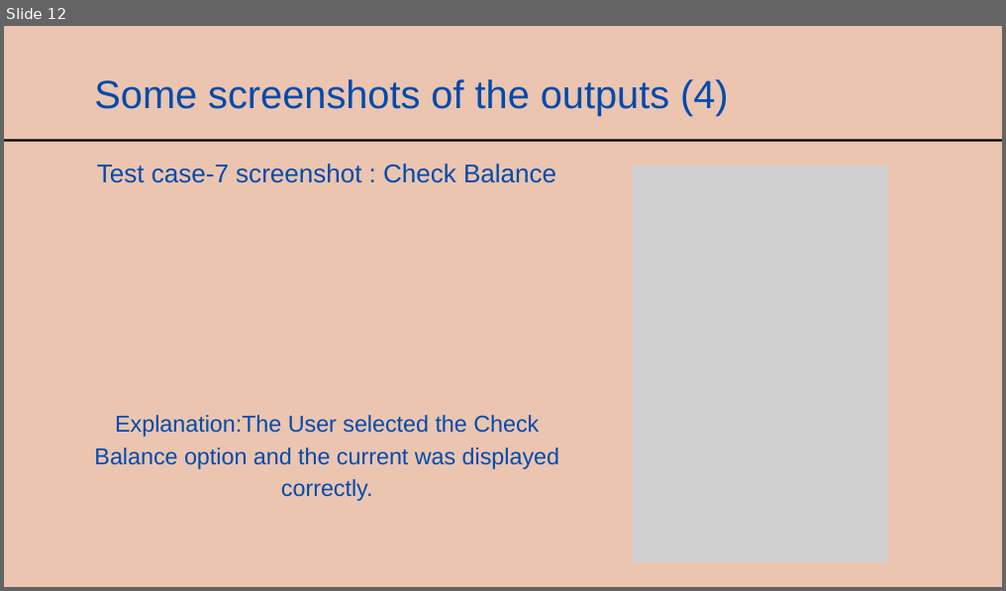
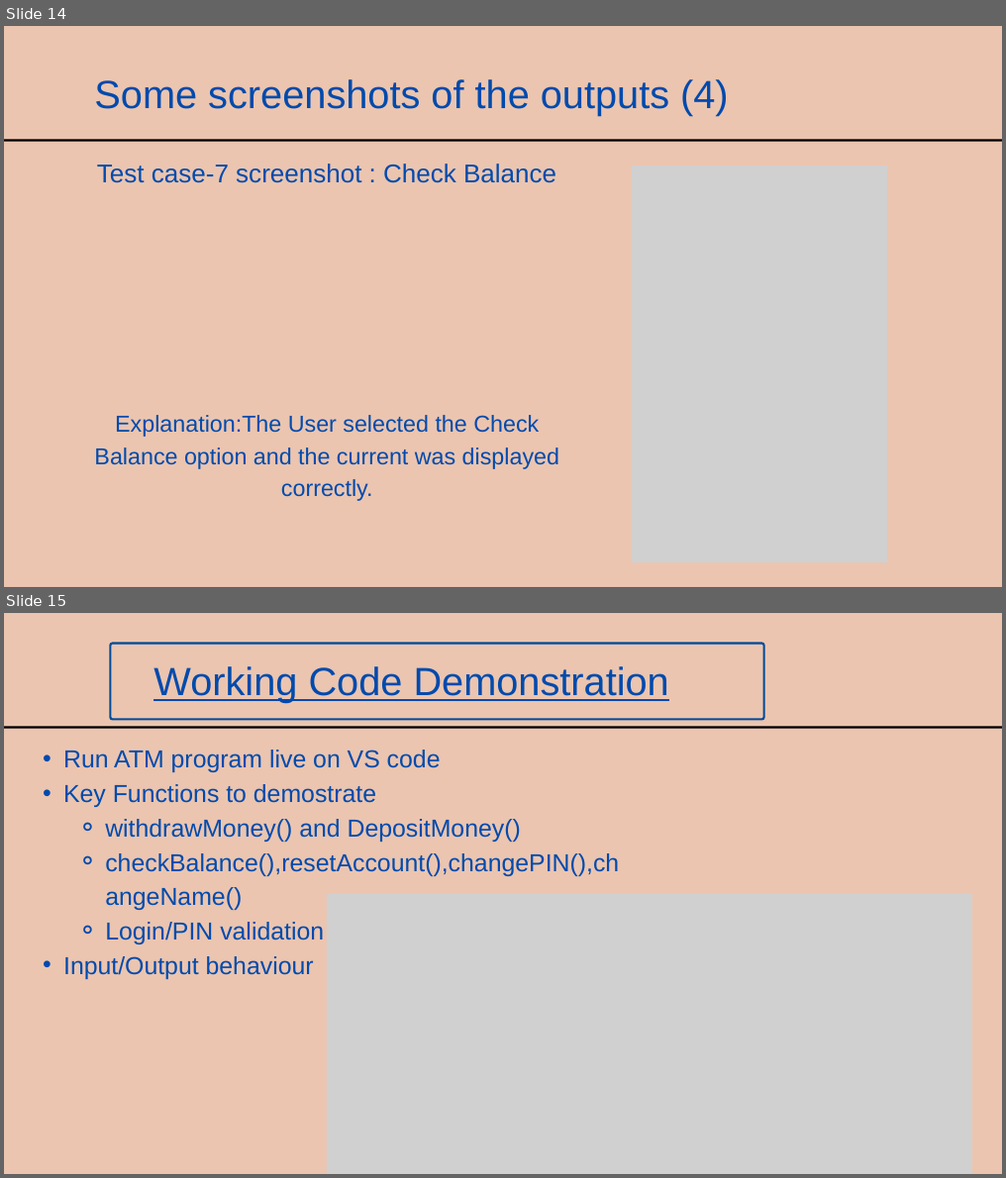
Before and after one commit to PrakharGoyal-coder/C_Project, a slide deck: Presentation-C prog ATM Simulator Project_Prakhar Goyal.pptx. Shown one above the other, each under a label of ours: slide 12 before the commit, slides 14 and 15 after it. The pictures are 1006x591 and 1006x1178 pixels, drawn with LibreOffice and Linux fonts; fonts in the diff are those of the drawing; grey boxes stand for pictures. Boxes give left, top, right and bottom in pixels: in the first picture for what was removed or moved away, otherwise in the second. Text is boxed around its words. In the diff, an @@ line names an element or a change of style, - is before the commit and + after.

```diff
--- a/Presentation-C prog ATM Simulator Project_Prakhar Goyal.pptx
+++ b/Presentation-C prog ATM Simulator Project_Prakhar Goyal.pptx
@@ slide 15 added at (x1=4, y1=613, x2=1002, y2=1174), background #EBC5B0 @@
@@ freeform shape added at (x1=110, y1=643, x2=764, y2=719), outline #004A99 3 pt @@
@@ text added at (x1=153, y1=666, x2=669, y2=703), 56.8 pt, text #004AAD, underline @@
+Working Code Demonstration
@@ line added from (4, 727) to (1002, 727), #000000 3 pt @@
@@ text added at (x1=63, y1=750, x2=619, y2=979), 35.4 pt, text #004AAD @@
+  • Run ATM program live on VS code
+  • Key Functions to demostrate
+    ⚬ withdrawMoney() and DepositMoney()
+    ⚬ checkBalance(),resetAccount(),changePIN(),changeName()
+    ⚬ Login/PIN validation
+  • Input/Output behaviour
@@ picture added at (x1=327, y1=893, x2=972, y2=1173) @@
@@ what was slide 12 is now slide 14 @@
```
Also in this commit, not shown: 5 slides changed, 4 other slides added.
